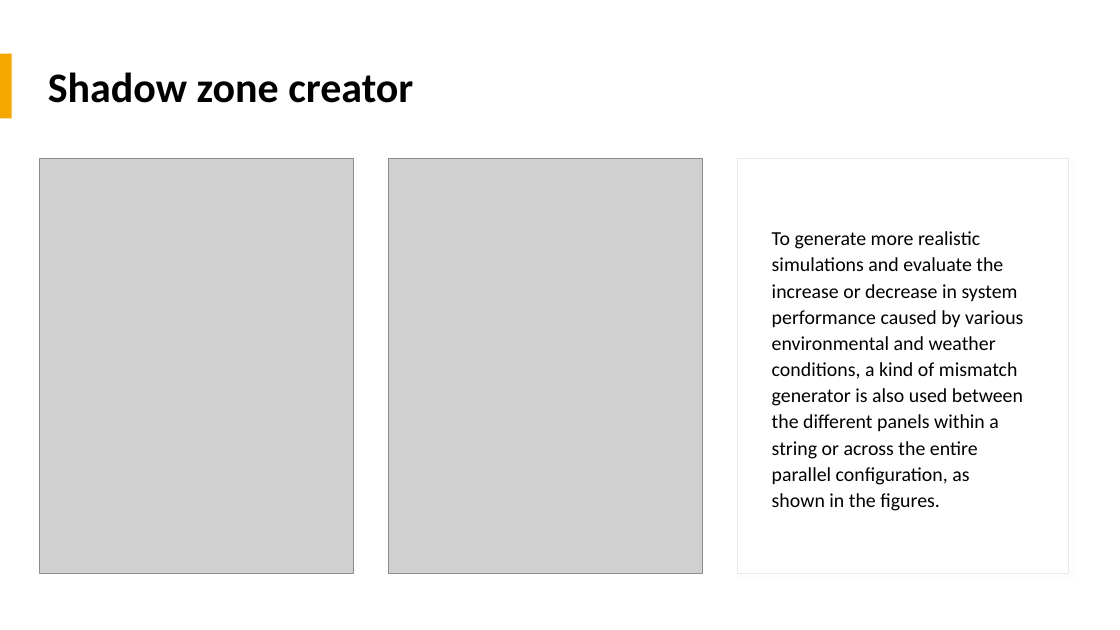
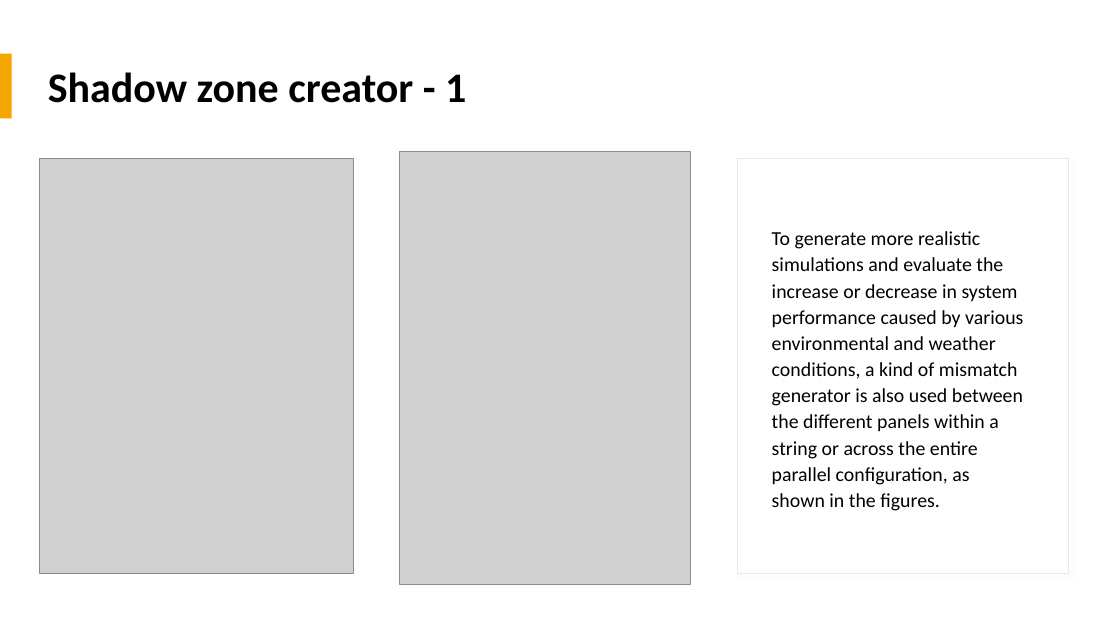
Before and after one commit to mdg217/RenewableEnergyProject, a slide deck: slide 10 of ProgettoRESM.pptx. Drawn at 1120x630 pixels with LibreOffice and Linux fonts; fonts in the diff are those of the drawing; grey boxes stand for pictures. Boxes give left, top, right and bottom in pixels: in the first picture for what was removed or moved away, otherwise in the second. Text is boxed around its words. In the diff, an @@ line names an element or a change of style, - is before the commit and + after.

```diff
--- a/ProgettoRESM.pptx
+++ b/ProgettoRESM.pptx
@@ title at [48, 72, 466, 103]: text changed @@
-Shadow zone creator
+Shadow zone creator - 1
@@ picture: place and size @@
-picture at [388, 158, 702, 573]
+picture at [399, 152, 691, 585]
```
Also in this commit, not shown: 4 other slides changed, 11 slides added, 6 slides removed, 40 other files.
